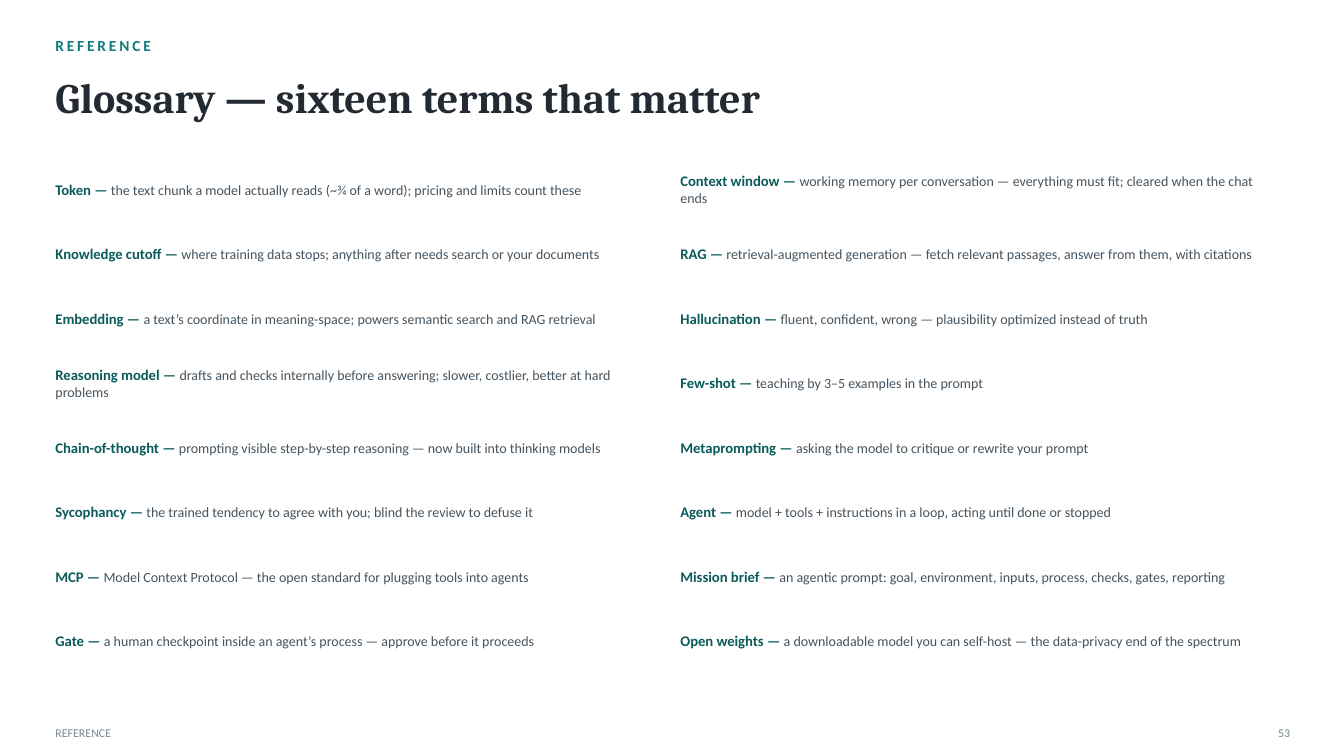
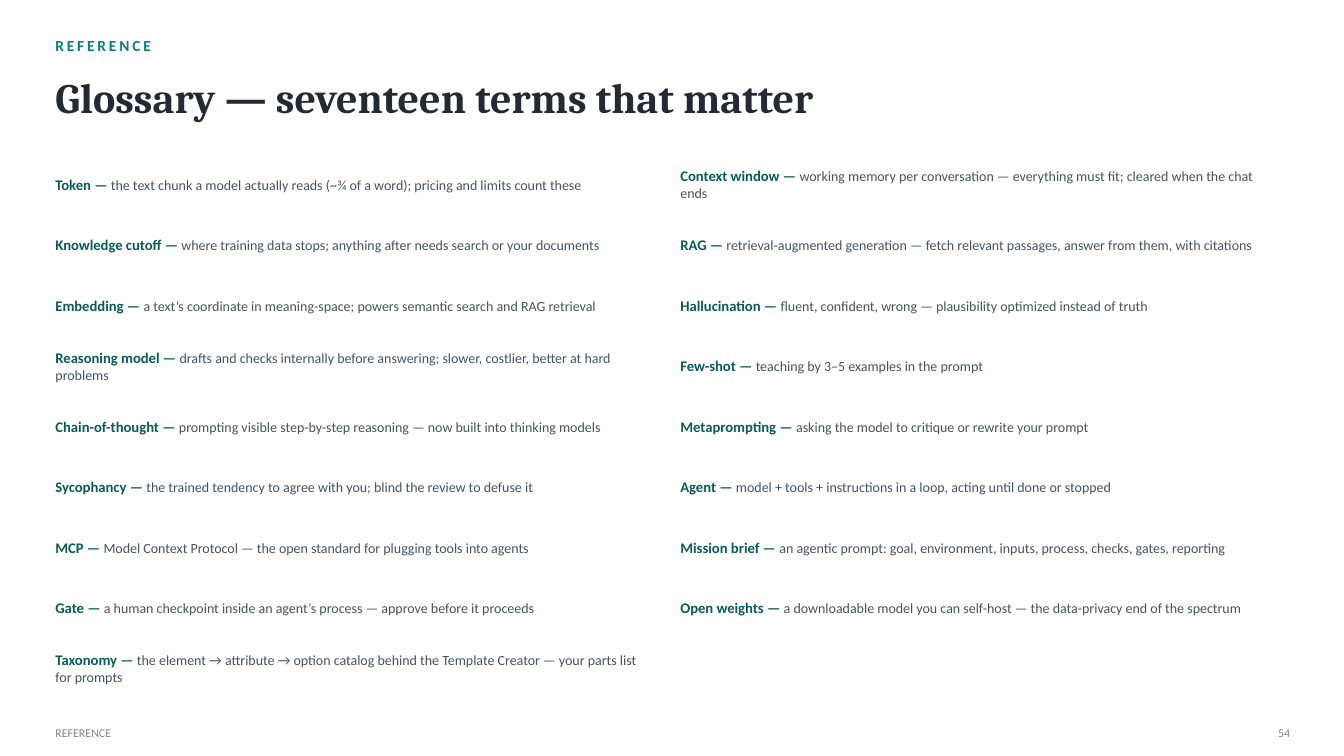
Before and after one commit to naviero1/Claude-Works, a slide deck: slide 54 of ai-training-prompt-engineering/deliverables/From_Prompts_to_Agents_Training.pptx (slide 53 before the commit). Drawn at 1344x756 pixels with LibreOffice and Linux fonts; fonts in the diff are those of the drawing. Boxes give left, top, right and bottom in pixels: in the first picture for what was removed or moved away, otherwise in the second. Text is boxed around its words. In the diff, an @@ line names an element or a change of style, - is before the commit and + after.

```diff
--- a/ai-training-prompt-engineering/deliverables/From_Prompts_to_Agents_Training.pptx
+++ b/ai-training-prompt-engineering/deliverables/From_Prompts_to_Agents_Training.pptx
@@ text at [55,84,813,123]: text changed @@
-Glossary — sixteen terms that matter
+Glossary — seventeen terms that matter
@@ text "Token — the text chunk ...": place and size @@
-text "Token — the text chunk ..." at [55,184,581,198]
+text "Token — the text chunk ..." at [55,179,581,193]
@@ text "Context window — working memory ...": place and size @@
-text "Context window — working memory ..." at [680,175,1252,203]
+text "Context window — working memory ..." at [680,170,1252,198]
@@ text "Knowledge cutoff — where training ...": place and size @@
-text "Knowledge cutoff — where training ..." at [55,248,599,262]
+text "Knowledge cutoff — where training ..." at [55,239,599,253]
@@ text "RAG — retrieval-augmented generation — ...": place and size @@
-text "RAG — retrieval-augmented generation — ..." at [680,249,1252,262]
+text "RAG — retrieval-augmented generation — ..." at [680,240,1252,253]
@@ text "Embedding — a text’s coordinate ...": place and size @@
-text "Embedding — a text’s coordinate ..." at [55,313,596,327]
+text "Embedding — a text’s coordinate ..." at [55,300,596,314]
@@ text "Hallucination — fluent, confident, wrong ...": place and size @@
-text "Hallucination — fluent, confident, wrong ..." at [680,313,1148,327]
+text "Hallucination — fluent, confident, wrong ..." at [680,300,1148,314]
@@ text "Reasoning model — drafts and ...": place and size @@
-text "Reasoning model — drafts and ..." at [55,369,611,399]
+text "Reasoning model — drafts and ..." at [55,352,611,382]
@@ text "Few-shot — teaching by 3–5 ...": place and size @@
-text "Few-shot — teaching by 3–5 ..." at [680,377,983,391]
+text "Few-shot — teaching by 3–5 ..." at [680,360,983,374]
@@ text "Chain-of-thought — prompting visible step-by-step ...": place and size @@
-text "Chain-of-thought — prompting visible step-by-step ..." at [55,442,600,456]
+text "Chain-of-thought — prompting visible step-by-step ..." at [55,421,600,435]
@@ text "Metaprompting — asking the model ...": place and size @@
-text "Metaprompting — asking the model ..." at [680,442,1088,456]
+text "Metaprompting — asking the model ..." at [680,421,1088,435]
@@ text "Sycophancy — the trained tendency ...": place and size @@
-text "Sycophancy — the trained tendency ..." at [55,506,533,520]
+text "Sycophancy — the trained tendency ..." at [55,481,533,495]
@@ text "Agent — model + tools ...": place and size @@
-text "Agent — model + tools ..." at [680,507,1111,520]
+text "Agent — model + tools ..." at [680,482,1111,495]
@@ text "MCP — Model Context Protocol ...": place and size @@
-text "MCP — Model Context Protocol ..." at [55,572,528,585]
+text "MCP — Model Context Protocol ..." at [55,543,528,556]
@@ text "Mission brief — an agentic ...": place and size @@
-text "Mission brief — an agentic ..." at [680,571,1225,585]
+text "Mission brief — an agentic ..." at [680,542,1225,556]
@@ text "Gate — a human checkpoint ...": place and size @@
-text "Gate — a human checkpoint ..." at [55,636,534,649]
+text "Gate — a human checkpoint ..." at [55,603,534,616]
@@ text "Open weights — a downloadable ...": place and size @@
-text "Open weights — a downloadable ..." at [680,635,1241,649]
+text "Open weights — a downloadable ..." at [680,602,1241,616]
@@ text added at [55,655,636,685], 10 pt, text #46545F @@
+Taxonomy — the element → attribute → option catalog behind the Template Creator — your parts list for prompts
@@ text at [1278,729,1290,737]: text changed @@
-53
+54
```
Also in this commit, not shown: 38 other slides changed, 1 slide added, 10 other files.
